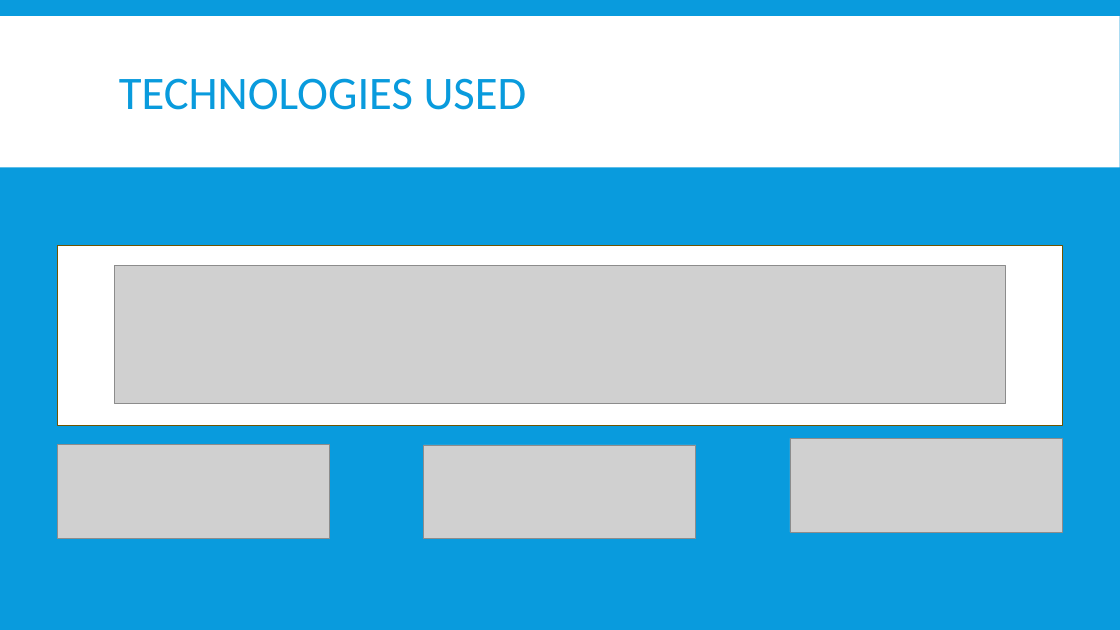
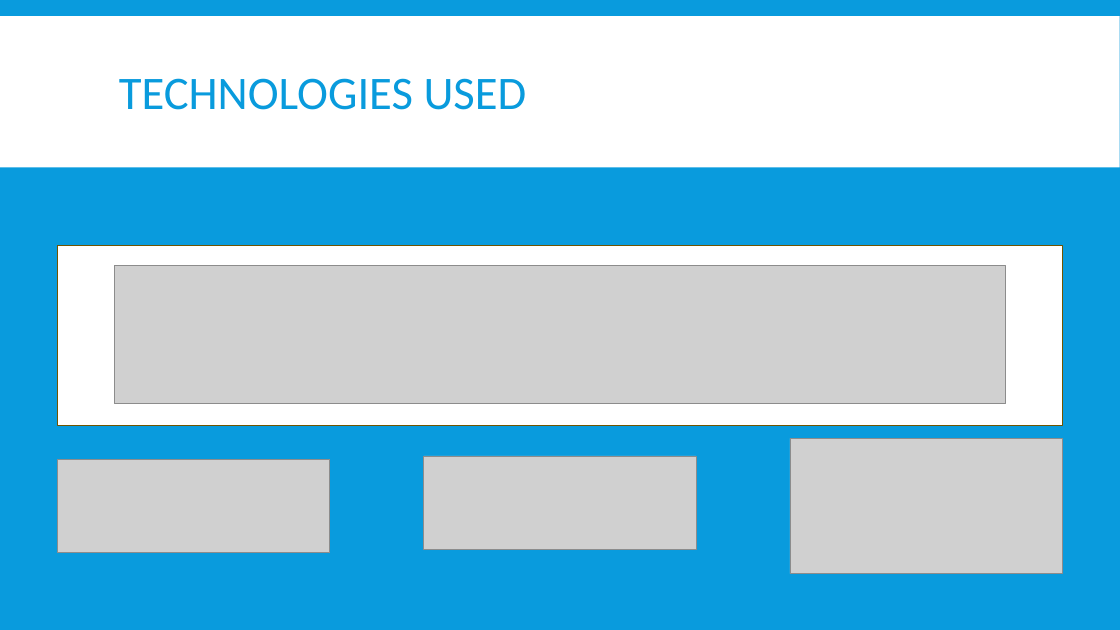
Before and after one commit to lieautman/Master-s, a slide deck: slide 7 of Prezentation/Prezentation.pptx. Drawn at 1120x630 pixels with LibreOffice and Linux fonts; fonts in the diff are those of the drawing; grey boxes stand for pictures. Boxes give left, top, right and bottom in pixels: in the first picture for what was removed or moved away, otherwise in the second. Text is boxed around its words. In the diff, an @@ line names an element or a change of style, - is before the commit and + after.

```diff
--- a/Prezentation/Prezentation.pptx
+++ b/Prezentation/Prezentation.pptx
@@ picture: place and size @@
-picture at (790, 439, 1062, 532)
+picture at (790, 439, 1062, 574)
@@ picture: place and size @@
-picture at (57, 445, 329, 539)
+picture at (58, 460, 330, 553)
@@ picture: place and size @@
-picture at (423, 445, 696, 539)
+picture at (424, 456, 697, 549)
```
Also in this commit, not shown: 4 other slides changed, 1 slide added, 1 slide removed.
